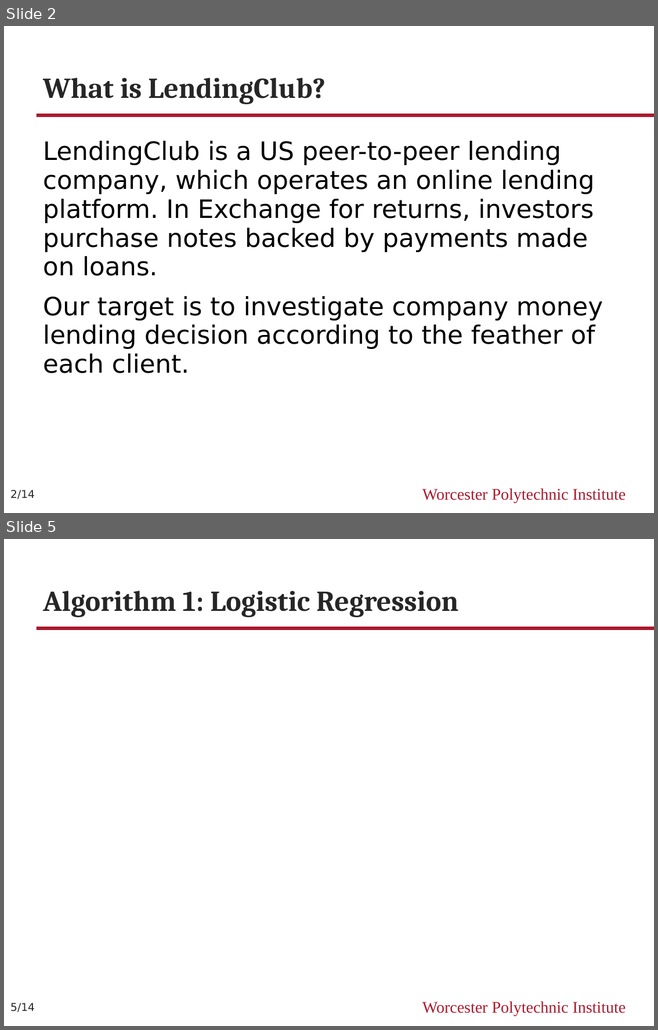
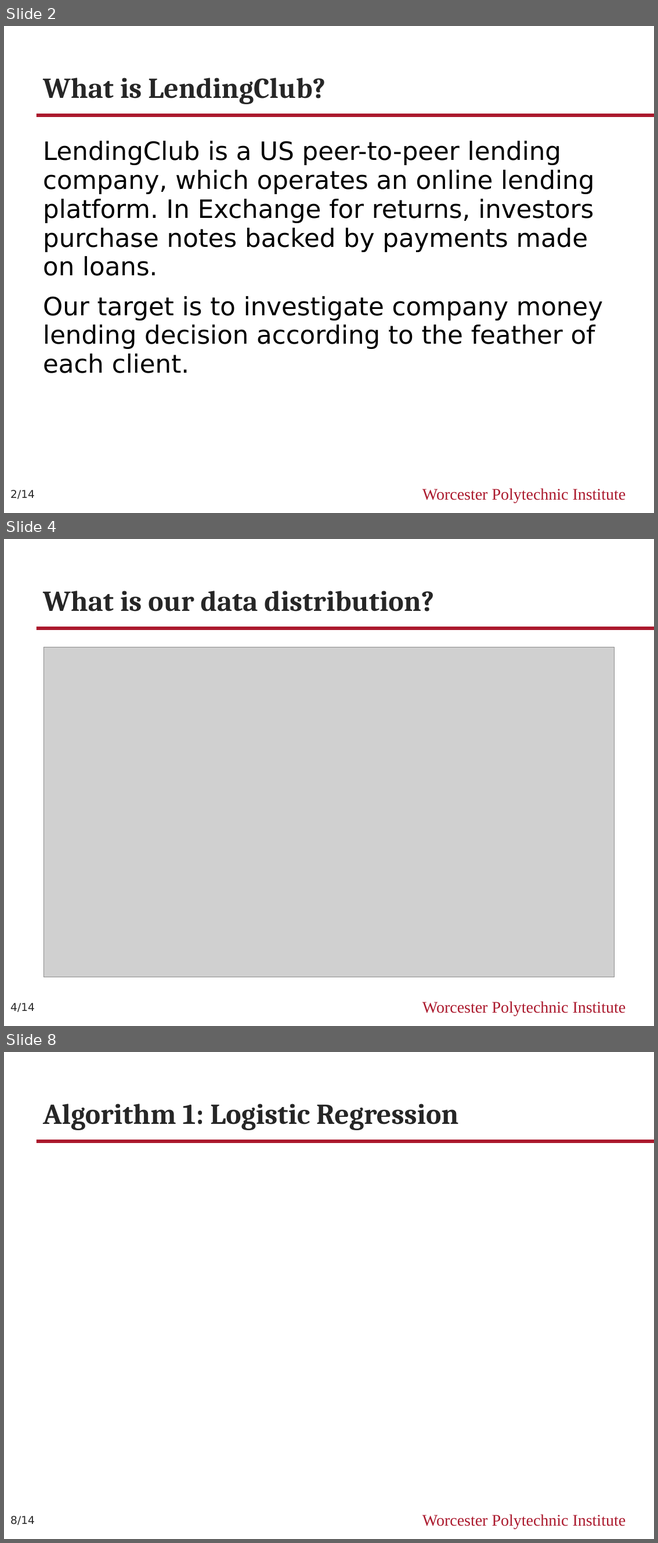
Before and after one commit to WPI-CS539/LendingClub, a slide deck: CS539ML_Final_Presentation.pptx. Shown one above the other, each under a label of ours: slides 2 and 5 before the commit, slides 2, 4 and 8 after it; the slides between them are not shown. The pictures are 658x1030 and 658x1543 pixels, drawn with LibreOffice and Linux fonts; fonts in the diff are those of the drawing; grey boxes stand for pictures. Boxes give left, top, right and bottom in pixels: in the first picture for what was removed or moved away, otherwise in the second. Text is boxed around its words. In the diff, an @@ line names an element or a change of style, - is before the commit and + after.

```diff
--- a/CS539ML_Final_Presentation.pptx
+++ b/CS539ML_Final_Presentation.pptx
@@ slide 4 added at box(4, 539, 654, 1026), background #FFFFFF; not listed: 2 template elements that a slide beside it also shows @@
@@ title added at box(43, 591, 434, 611), 32 pt, text #262626, bold @@
+What is our data distribution?
@@ picture added at box(43, 647, 614, 977) @@
@@ page number added at box(10, 1003, 35, 1012), 12 pt, text #262626 @@
+4/14
@@ what was slide 5 is now slide 8 @@
@@ page number at box(10, 1516, 35, 1525): text changed @@
-5/14
+8/14
```
Also in this commit, not shown: 2 slides changed, 3 other slides added, 1 slide removed.
